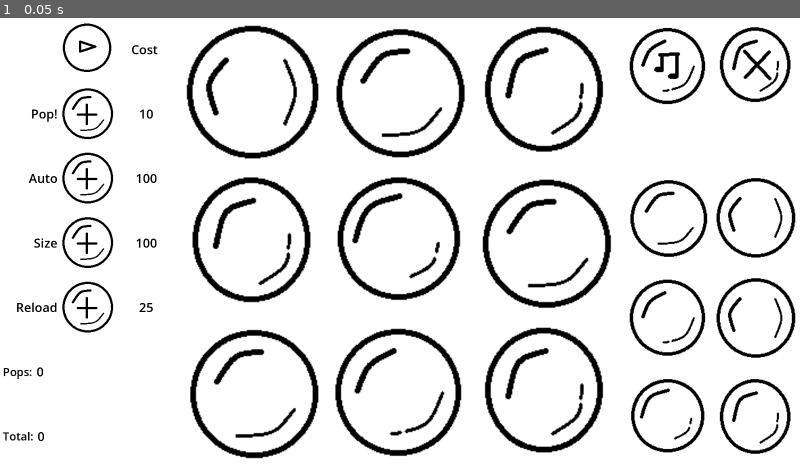
Above: before the commit, frame 1.
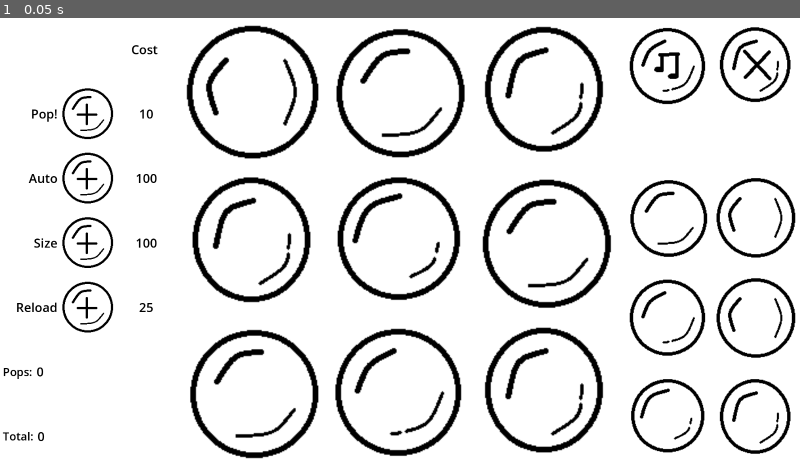
Above: after the commit, the same moment.

Repository: EmilioKolo/globalgamejam2025
Game: Godot game, scene res://scenes/game.tscn
Two runs of this game, one before a commit and one after it. Both use one fixed random seed, a clock stepped at 60 frames per second and the inputs below. This scene is started directly instead of the project's main scene.
Inputs:
- Up to frame 1 (0.05 s): no input

The runs differ from the first frame. In frame 1, 0.2% of the frame differs, in the area x 7-14%, y 1-13%.

Commit message:
Small changes
Randomize autopop.

Remove bubble pop from top of upgrade screen.

Diff:
--- a/scenes/game.tscn
+++ b/scenes/game.tscn
@@ -41,6 +41,8 @@
 
 [node name="upgrade_n" parent="columns/left_panel/title" instance=ExtResource("2_ykisa")]
 layout_mode = 2
+sprite_frame = 29
+enabled = false
 
 [node name="cost" type="Label" parent="columns/left_panel/title"]
 layout_mode = 2
--- a/scripts/game.gd
+++ b/scripts/game.gd
@@ -53,8 +53,10 @@
 	auto_node.add_child(timer)
 
 func autopop():
+	var l_bub = bubble_grid_node.get_children()
+	l_bub.shuffle()
 	# Go through bubbles in bubble_grid_node
-	for bub in bubble_grid_node.get_children():
+	for bub in l_bub:
 		# Check that bubble is enabled
 		if bub.enabled:
 			# Check if there are queued_autopops
--- a/scripts/responsive_touch.gd
+++ b/scripts/responsive_touch.gd
@@ -18,7 +18,7 @@
 @export var buy_button:bool = false
 
 var reload_timer:float = .1
-var enabled = true
+@export var enabled:bool = true
 
 const RESPONSIVE_SIZE = true
 
